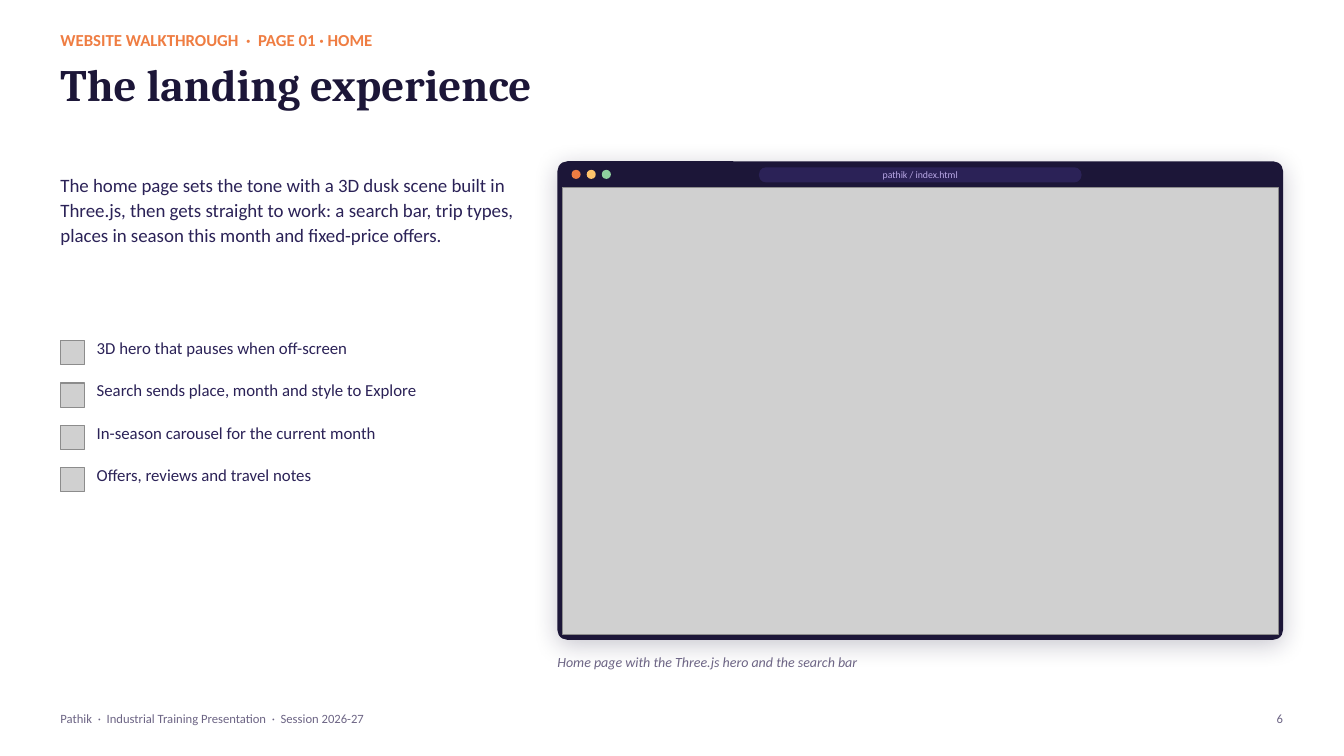
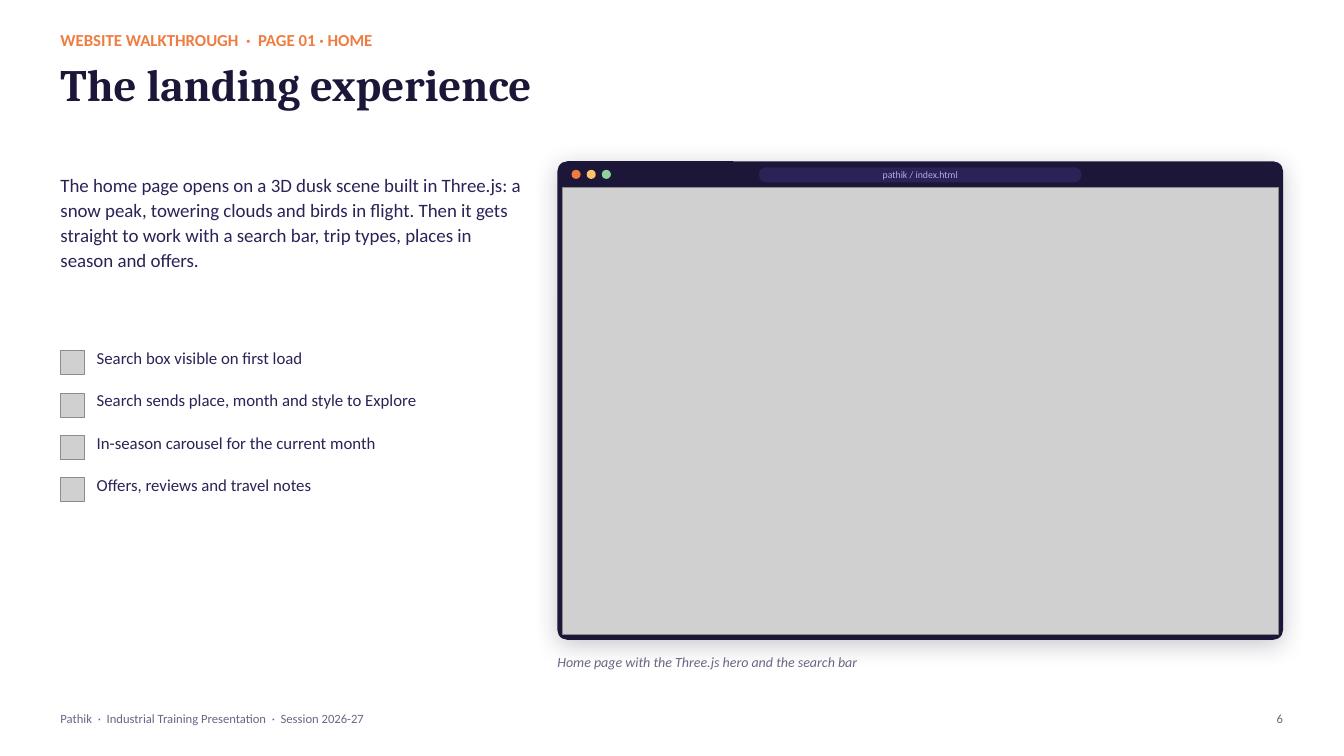
Before and after one commit to Hanu2908/intership_project, a slide deck: slide 6 of docs/presentation/Pathik_Project_Presentation.pptx. Drawn at 1344x756 pixels with LibreOffice and Linux fonts; fonts in the diff are those of the drawing; grey boxes stand for pictures; background and template pictures are left out. Boxes give left, top, right and bottom in pixels: in the first picture for what was removed or moved away, otherwise in the second. Text is boxed around its words. In the diff, an @@ line names an element or a change of style, - is before the commit and + after.

Commit message:
Presentation: new hero, Season map and official-map slides; updated numbers (18 slides)

```diff
--- a/docs/presentation/Pathik_Project_Presentation.pptx
+++ b/docs/presentation/Pathik_Project_Presentation.pptx
@@ text at [60,179,521,267]: text changed @@
-The home page sets the tone with a 3D dusk scene built in Three.js, then gets straight to work: a search bar, trip types, places in season this month and fixed-price offers.
+The home page opens on a 3D dusk scene built in Three.js: a snow peak, towering clouds and birds in flight. Then it gets straight to work with a search bar, trip types, places in season and offers.
@@ text at [97,352,303,364]: text changed @@
-3D hero that pauses when off-screen
+Search box visible on first load
@@ 4 pictures, 3 texts: place and size @@
-4 pictures, 3 texts at [60,341,416,492]
+4 pictures, 3 texts at [60,351,416,502]
```
Also in this commit, not shown: 10 other slides changed, 4 slides added.
